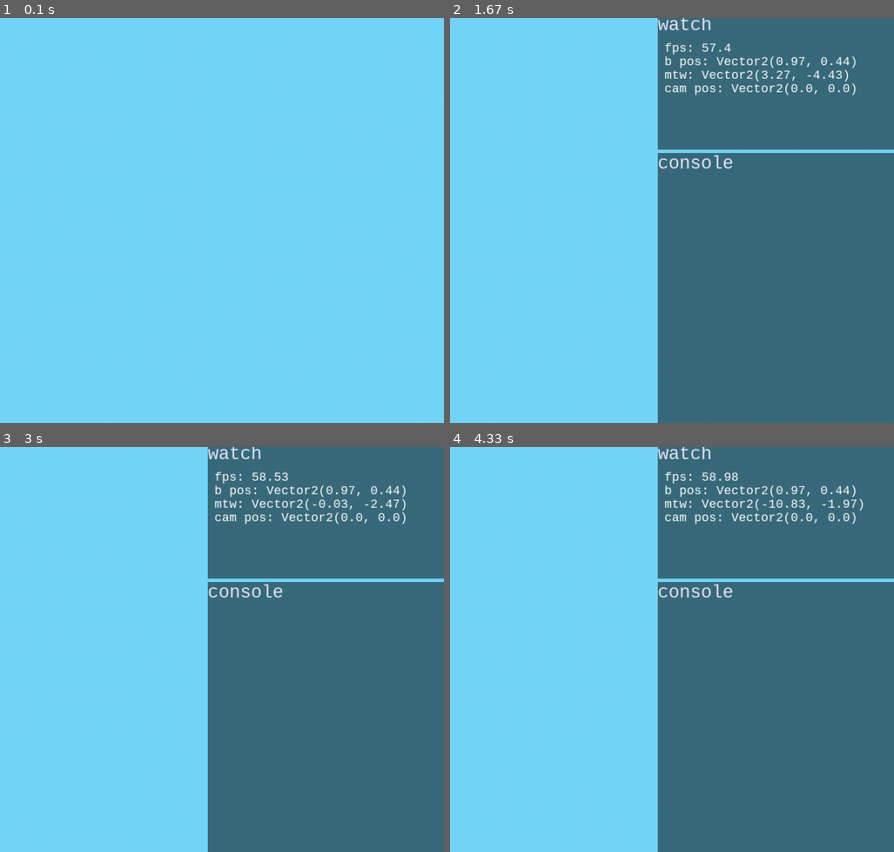
Above: before the commit, frames 1-4 (two rows, left to right).
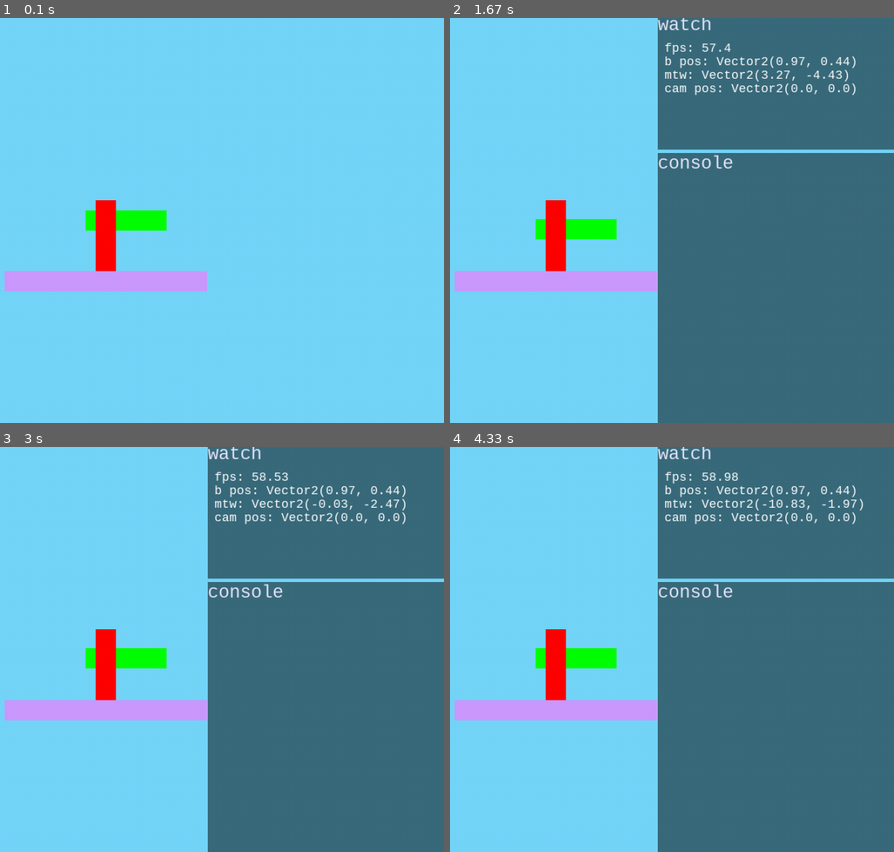
Above: after the commit, the same moments.

Repository: AchoDev/Lumina-Engine
Game: pygame game, started from test2.py
The game is run twice, just before and just after one commit, with the same random seed, the same clock (stepped at 60 frames per second) and the same inputs.
Inputs (mouse positions are in pixels of both pictures, inside the frame that each line leads up to):
- Up to frame 1 (0.1 s): no input
- Up to frame 2 (1.67 s): tap 0 at 0.33 s; click (574, 208) at 0.72 s; click (774, 208) at 1.05 s; click (623, 309) at 1.38 s
- Up to frame 3 (3 s): click (204, 507) at 1.72 s; click (outside the picture) at 2.05 s; click (outside the picture) at 2.38 s; click (106, 698) at 2.72 s
- Up to frame 4 (4.33 s): click (729, 714) at 3.05 s; click (694, 617) at 3.38 s; click (outside the picture) at 3.72 s; click (outside the picture) at 4.05 s

The runs differ from the first frame. In frame 1, 3.9% of the frame differs, in the area x 1-47%, y 45-68%; in frame 2, 3.9%; in frame 3, 3.9%; in frame 4, 3.9%.

Commit message:
fixed positional rendering issues

Diff:
--- a/Scene.py
+++ b/Scene.py
@@ -109,8 +109,9 @@
             print((self.mouse_to_window() / 4) * Input.get_mouse_scroll())
 
         self.camera.orthographic_size -= Input.get_mouse_scroll() * (self.camera.orthographic_size / 5)
-        self.camera.transform.position += (self.mouse_to_window() / 4) * Input.get_mouse_scroll()
-
+        new_pos = (self.mouse_to_window() / 4) * Input.get_mouse_scroll()
+        self.camera.transform.position.x += new_pos.x
+        self.camera.transform.position.y += new_pos.y
 
 
         if self.debug_mode:
--- a/cls/Window.py
+++ b/cls/Window.py
@@ -177,7 +177,7 @@
         ot = Transform.from_transform(obj.transform) # ot -> original transform
 
         obj_tf.x -= self.current_camera.transform.x - (self.width / ratio) / 2
-        obj_tf.y += self.current_camera.transform.y - (self.height / ratio) / 2
+        obj_tf.y += self.current_camera.transform.y + (self.height / ratio) / 2
 
         obj_tf.x -= obj_tf.width / 2
         obj_tf.y -= obj_tf.height / 2
@@ -302,7 +302,7 @@
         self.height = scale[1]
         self.canvas_size = canvas
 
-        self.win = pygame.display.set_mode(scale, pygame.RESIZABLE, 0, display=1)
+        self.win = pygame.display.set_mode(scale, pygame.RESIZABLE, 0, display=0)
         pygame.display.set_caption('Lumina-Engine window')
 
 
